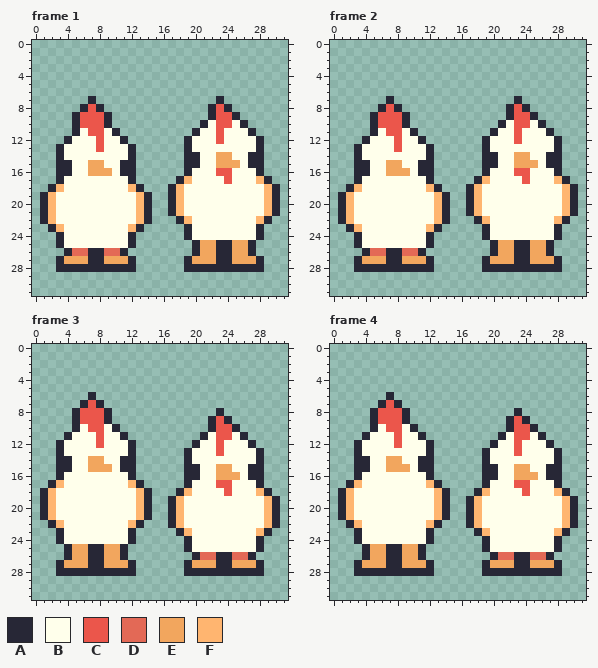
Two states of a animated GIF sprite, ChickenFriends.gif. Above: the version before the commit.
The file is 320x320 pixels, drawn in blocks of 10x10; one block is one cell here. Colours within 5 levels of each other are drawn and written as one. Shown: frame 1, frame 2, frame 3, frame 4.
Palette (. is transparent): A #272736  B #ffffeb  C #eb564b  D #e36956  E #f2a65e  F #ffb570
Pixels before, frame 1, first column x 1:
 7 ......A...............A.......
 8 .....ACA.............ACA......
 9 ....ACCCA............ACCA.....
10 ....ACCCA...........ABCCBA....
11 ....ABCCBA.........ABBCBBBA...
12 ...ABBBCBBA.......ABBBCBBBBA..
13 ..ABBBBCBBBA......ABBBBBBBBA..
14 ..ABBBBBBBBA......AABBEEBBAA..
15 ..AABBEEBBAA......AABBEEEBAA..
16 ..AABBEEEBAA......ABBBCCBBBA..
17 ..ABBBBBBBBA.....AFBBBBCBBBFA.
18 .AFBBBBBBBBFA...AFBBBBBBBBBBFA
19 AFBBBBBBBBBBFA..AFBBBBBBBBBBFA
20 AFBBBBBBBBBBFA..AFBBBBBBBBBBFA
21 AFBBBBBBBBBBFA..AFBBBBBBBBBBFA
22 AFBBBBBBBBBBFA...AFBBBBBBBBFA.
23 .AFBBBBBBBBFA.....ABBBBBBBBA..
24 ..ABBBBBBBBA......ABBBBBBBBA..
25 ..ABBBBBBBBA.......AEEAAEEA...
26 ...ADDAADDA........AEEAAEEA...
27 ..AEEEAAEEEA......AEEEAAEEEA..
28 ..AAAAAAAAAA......AAAAAAAAAA..
Pixels before, frame 2, first column x 1:
 7 ......A...............A.......
 8 .....ACA.............ACA......
 9 ....ACCCA............ACCA.....
10 ....ACCCA...........ABCCBA....
11 ....ABCCBA.........ABBCBBBA...
12 ...ABBBCBBA.......ABBBCBBBBA..
13 ..ABBBBCBBBA......ABBBBBBBBA..
14 ..ABBBBBBBBA......AABBEEBBAA..
15 ..AABBEEBBAA......AABBEEEBAA..
16 ..AABBEEEBAA......ABBBCCBBBA..
17 ..ABBBBBBBBA.....AFBBBBCBBBFA.
18 .AFBBBBBBBBFA...AFBBBBBBBBBBFA
19 AFBBBBBBBBBBFA..AFBBBBBBBBBBFA
20 AFBBBBBBBBBBFA..AFBBBBBBBBBBFA
21 AFBBBBBBBBBBFA..AFBBBBBBBBBBFA
22 AFBBBBBBBBBBFA...AFBBBBBBBBFA.
23 .AFBBBBBBBBFA.....ABBBBBBBBA..
24 ..ABBBBBBBBA......ABBBBBBBBA..
25 ..ABBBBBBBBA.......AEEAAEEA...
26 ...ADDAADDA........AEEAAEEA...
27 ..AEEEAAEEEA......AEEEAAEEEA..
28 ..AAAAAAAAAA......AAAAAAAAAA..
Pixels before, frame 3, first column x 1:
 6 ......A.......................
 7 .....ACA......................
 8 ....ACCCA.............A.......
 9 ....ACCCA............ACA......
10 ....ABCCBA...........ACCA.....
11 ...ABBBCBBA.........ABCCBA....
12 ..ABBBBCBBBA.......ABBCBBBA...
13 ..ABBBBBBBBA......ABBBCBBBBA..
14 ..AABBEEBBAA......ABBBBBBBBA..
15 ..AABBEEEBAA......AABBEEBBAA..
16 ..ABBBBBBBBA......AABBEEEBAA..
17 .AFBBBBBBBBFA.....ABBBCCBBBA..
18 AFBBBBBBBBBBFA...AFBBBBCBBBFA.
19 AFBBBBBBBBBBFA..AFBBBBBBBBBBFA
20 AFBBBBBBBBBBFA..AFBBBBBBBBBBFA
21 AFBBBBBBBBBBFA..AFBBBBBBBBBBFA
22 .AFBBBBBBBBFA...AFBBBBBBBBBBFA
23 ..ABBBBBBBBA.....AFBBBBBBBBFA.
24 ..ABBBBBBBBA......ABBBBBBBBA..
25 ...AEEAAEEA.......ABBBBBBBBA..
26 ...AEEAAEEA........ADDAADDA...
27 ..AEEEAAEEEA......AEEEAAEEEA..
28 ..AAAAAAAAAA......AAAAAAAAAA..
Pixels before, frame 4, first column x 1:
 6 ......A.......................
 7 .....ACA......................
 8 ....ACCCA.............A.......
 9 ....ACCCA............ACA......
10 ....ABCCBA...........ACCA.....
11 ...ABBBCBBA.........ABCCBA....
12 ..ABBBBCBBBA.......ABBCBBBA...
13 ..ABBBBBBBBA......ABBBCBBBBA..
14 ..AABBEEBBAA......ABBBBBBBBA..
15 ..AABBEEEBAA......AABBEEBBAA..
16 ..ABBBBBBBBA......AABBEEEBAA..
17 .AFBBBBBBBBFA.....ABBBCCBBBA..
18 AFBBBBBBBBBBFA...AFBBBBCBBBFA.
19 AFBBBBBBBBBBFA..AFBBBBBBBBBBFA
20 AFBBBBBBBBBBFA..AFBBBBBBBBBBFA
21 AFBBBBBBBBBBFA..AFBBBBBBBBBBFA
22 .AFBBBBBBBBFA...AFBBBBBBBBBBFA
23 ..ABBBBBBBBA.....AFBBBBBBBBFA.
24 ..ABBBBBBBBA......ABBBBBBBBA..
25 ...AEEAAEEA.......ABBBBBBBBA..
26 ...AEEAAEEA........ADDAADDA...
27 ..AEEEAAEEEA......AEEEAAEEEA..
28 ..AAAAAAAAAA......AAAAAAAAAA..
After the commit:
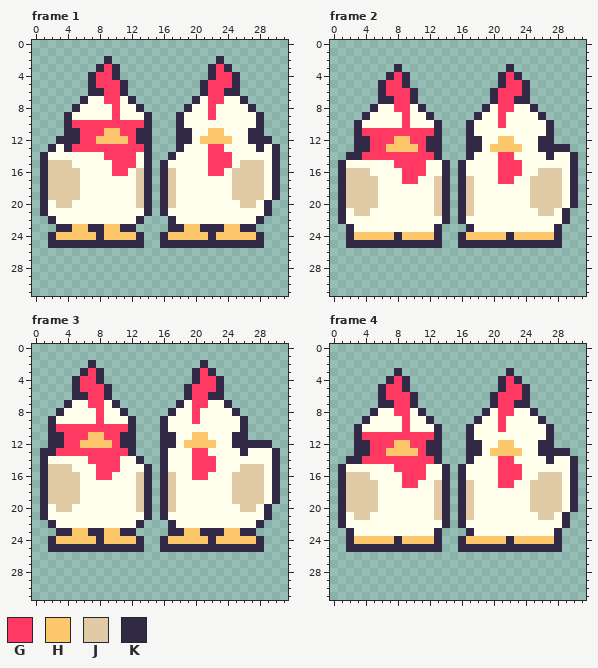
Colours new in this view: G #ff3962  H #ffc76c  J #e1cba7  K #322947
Change:
Changed rows in their new state; - is an unchanged pixel.
Frame 1:
first column x 1:
 2 --------K-------------K-------
 3 -------KGK-----------KGK------
 4 ------KGGK-----------KGGK-----
 5 ------KGGGK---------KGGGK-----
 6 ------KKGGK---------KGGKK-----
 7 -----KBBGGBK-------KBGGBBK----
 8 ----KBBBBGBBK-----KBBGBBBBK---
 9 ---KBBBBBGBBBK---KBBBGBBBBBK--
10 ---KGGGGGGGGGK---KBBB-BB-BBK--
11 ---KKGGGHHGGKK---KKB-HH---KK--
12 --KKKGGHHHHGKK---KK-HHHH--KKK-
13 -KBKGGGGGGGGGK---KB--GG----KBK
14 KBB-----GGGGBK--KBBB-GGG--BBBK
15 KJJJ--BB-GGGBK-KBBBB-GGGBJJJBK
16 KJJJJ-BBBGGBJK-KJBB--GGBJJJJBK
17 KJJJJ------BJK-KJBB----BJJJJBK
18 KJJJJ------BJK-KJB------JJJJBK
19 KJJJJ-------JK-KJB------JJJJBK
20 KBJJ--------JK-KJB-------JJ-K.
21 KB----------BK-KBB----------K.
22 .K----------K.--KBB--------K.-
23 -.KKHHKKHHKK.---KKHHKKKHHKK.--
24 -KHHHHHKHHHHK--KHHHHHKHHHHHK--
25 -KKKKKKKKKKKK--KKKKKKKKKKKKK--
26 ---........--------........---
27 --..........------..........--
28 --..........------..........--
Frame 2:
first column x 1:
 3 -------K-------------K--------
 4 ------KGK-----------KGK-------
 5 -----KGGK-----------KGGK------
 6 -----KGGGK---------KGGGK------
 7 -----KKGGK---------KGGKK------
 8 ----KBBGGBK-------KBGGBBK-----
 9 ---KBBBBGBBK-----KBBGBBBBK----
10 --KBBBBBGBBBK---KBBBG-BB-BK---
11 --KGGGGGGGGGK---KBBB--B---K---
12 --KKGGGHHGGKK---KKB-HHB--KK.--
13 --KKGGHHHHGKK---KKBHHHH--KKKK-
14 -KKGGGGGGGGGK---KBBBGGBB--KBBK
15 KBBB--BGGGGBBK-KBBBBGGGBB-BBBK
16 KJJJ--BBGGGBBK-KBBB-GGGB-JJJBK
17 KJJJJ---GG-BJK-KJBB-GG-BJJJJBK
18 KJJJJ------BJK-KJB------JJJJBK
19 KJJJJ-------JK-KJB------JJJJBK
20 KJJJJ-------JK-KJB------JJJJBK
21 KBJJ--------JK-KJB-------JJ-K.
22 KB----------BK-KBBB--------BK-
23 -KB--------BK---KBB--------K--
24 -KHHHHHKHHHHK--KHHHHHKHHHHHK--
25 -KKKKKKKKKKKK--KKKKKKKKKKKKK--
26 ---........--------........---
27 --..........------..........--
28 --..........------..........--
Frame 3:
first column x 1:
 2 ------K-------------K---------
 3 -----KGK-----------KGK--------
 4 ----KGGK-----------KGGK-------
 5 ----KGGGK---------KGGGK-------
 6 ----KKGGK---------KGGKK-------
 7 ---KBBGGBK-------KBGGBBK------
 8 --KBBBBGBBK-----KBBGBBBBK-----
 9 -KBBBBBGBBBK---KBBBGBBBBBK----
10 -KGGGGGGGGGK---KBBBBBBBBBK----
11 -KKGGGHHGGKK---KKBBHH-BBKK----
12 -KKGGHHHHGKK---KKBHHHHB-KKKKK-
13 KKGGGGGGGGGK---KBBBGG-B--K-BBK
14 KBBB--GGGGBBK--KBBBGGG-----BBK
15 KJJJ--BGGGBBBK-KBBBGGGBB-JJJBK
16 KJJJJ--GG--BJK-KJBBGG-BBJJJJBK
17 KJJJJ------BJK-KJBB---BBJJJJBK
18 KJJJJ-------JK-KJBB----BJJJJBK
19 KJJJJ-------JK-KJB------JJJJBK
20 KBJJ--------JK-KJB-------JJ-K.
21 KB----------BK-KBB----------K.
22 -KB--------BK---KB---------K..
23 --KKHHKKHHKK----KKHHKKKHHKK..-
24 -KHHHHHKHHHHK--KHHHHHKHHHHHK--
25 -KKKKKKKKKKKK--KKKKKKKKKKKKK--
26 ---........--------........---
27 --..........------..........--
28 --..........------..........--
Frame 4:
first column x 1:
 3 -------K-------------K--------
 4 ------KGK-----------KGK-------
 5 -----KGGK-----------KGGK------
 6 -----KGGGK---------KGGGK------
 7 -----KKGGK---------KGGKK------
 8 ----KBBGGBK-------KBGGBBK-----
 9 ---KBBBBGBBK-----KBBGBBBBK----
10 --KBB-BBGBBBK---KBBBGBBBBBK---
11 --KGGGGGGGGGK---KBBBB-BB-BK---
12 --KKGGGHHGGKK---KKBBHHB--KK---
13 --KKGGHHHHGKK---KKBHHHH--KKKK-
14 -KKGGGGGGGGGK---KBB-GG----KBBK
15 KBBB--BGGGGBBK-KBBBBGGGB--BBBK
16 KJJJ----GGGBBK-KBBBBGGGBBJJJBK
17 KJJJJ---GG-BJK-KJBB-GGBBJJJJBK
18 KJJJJ-------JK-KJBB----BJJJJBK
19 KJJJJ-------JK-KJB------JJJJBK
20 KJJJJ-------JK-KJB------JJJJBK
21 KBJJ--------JK-KJB-------JJ-K.
22 KBB--------BBK-KBB----------K.
23 -KB--------BK---KBB--------K.-
24 -KHHHHHKHHHHK--KHHHHHKHHHHHK--
25 -KKKKKKKKKKKK--KKKKKKKKKKKKK--
26 ---........--------........---
27 --..........------..........--
28 --..........------..........--
Boxes around the changes in both pictures, in picture pixels (x1, y1, x2, y2):
changed: (40, 56, 280, 272)
changed: (338, 64, 578, 272)
changed: (40, 360, 280, 576)
changed: (338, 368, 578, 576)
